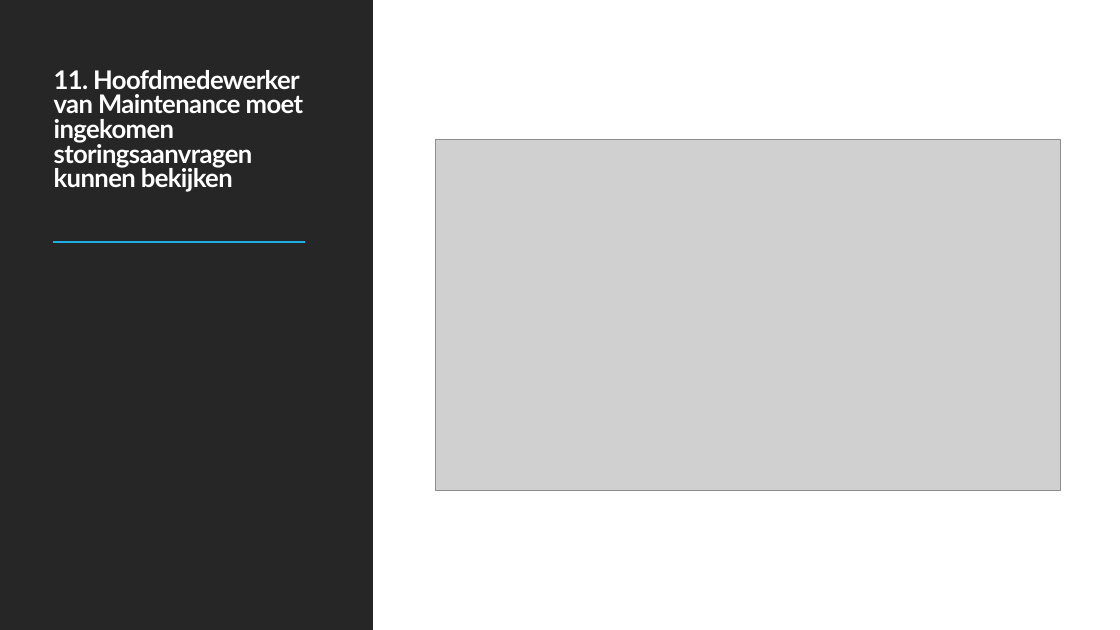
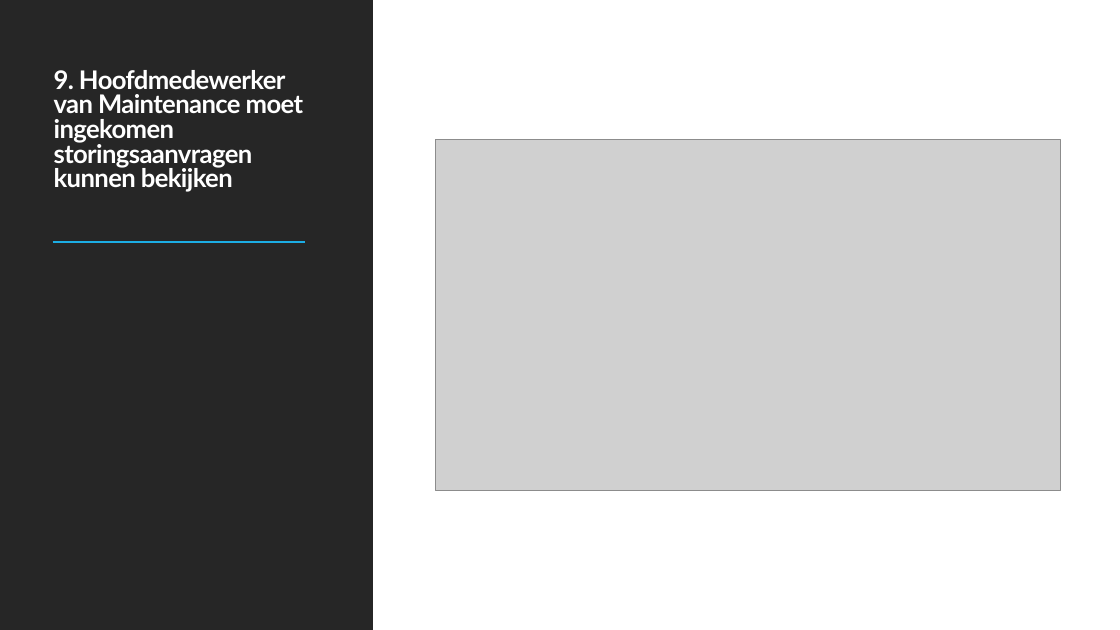
Before and after one commit to DimitriFlorijn/E3-Barroc-Intens, a slide deck: slide 11 of Barroc Intens.pptx (slide 14 before the commit). Drawn at 1120x630 pixels with LibreOffice and Linux fonts; fonts in the diff are those of the drawing; grey boxes stand for pictures. Boxes give left, top, right and bottom in pixels: in the first picture for what was removed or moved away, otherwise in the second. Text is boxed around its words. In the diff, an @@ line names an element or a change of style, - is before the commit and + after.

```diff
--- a/Barroc Intens.pptx
+++ b/Barroc Intens.pptx
@@ title at bbox=[54, 70, 303, 192]: text changed @@
-11. Hoofdmedewerker van Maintenance moet ingekomen storingsaanvragen kunnen bekijken
+9. Hoofdmedewerker van Maintenance moet ingekomen storingsaanvragen kunnen bekijken
```
Also in this commit, not shown: 8 other slides changed, 1 slide added, 4 slides removed.
